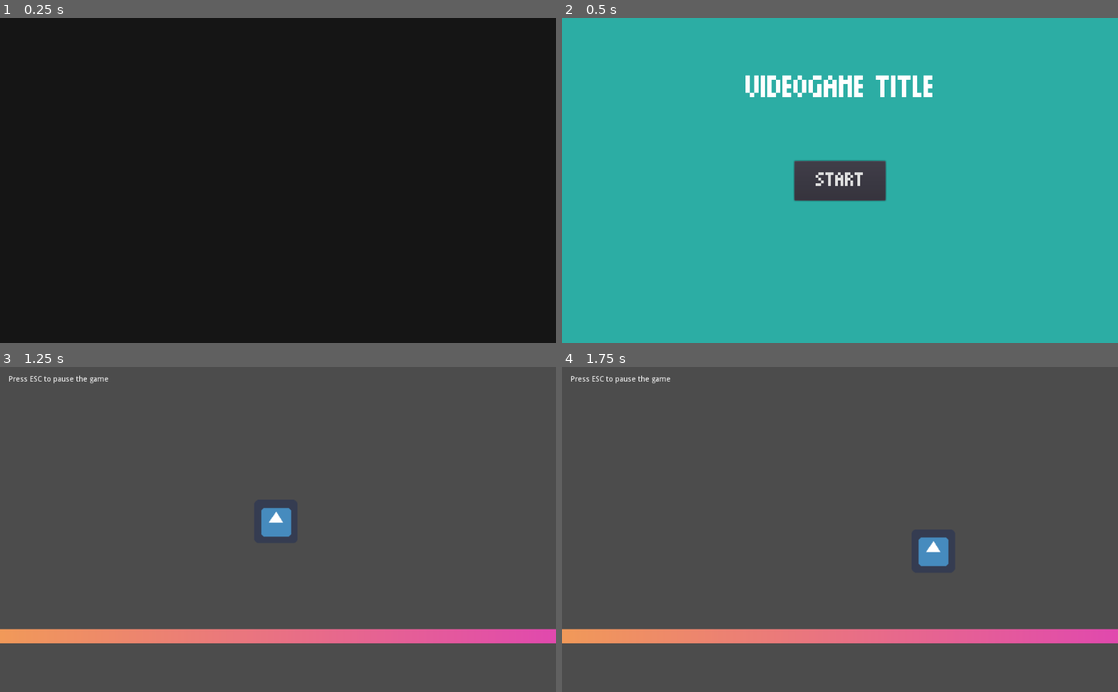
Above: before the commit, frames 1-4 (two rows, left to right).
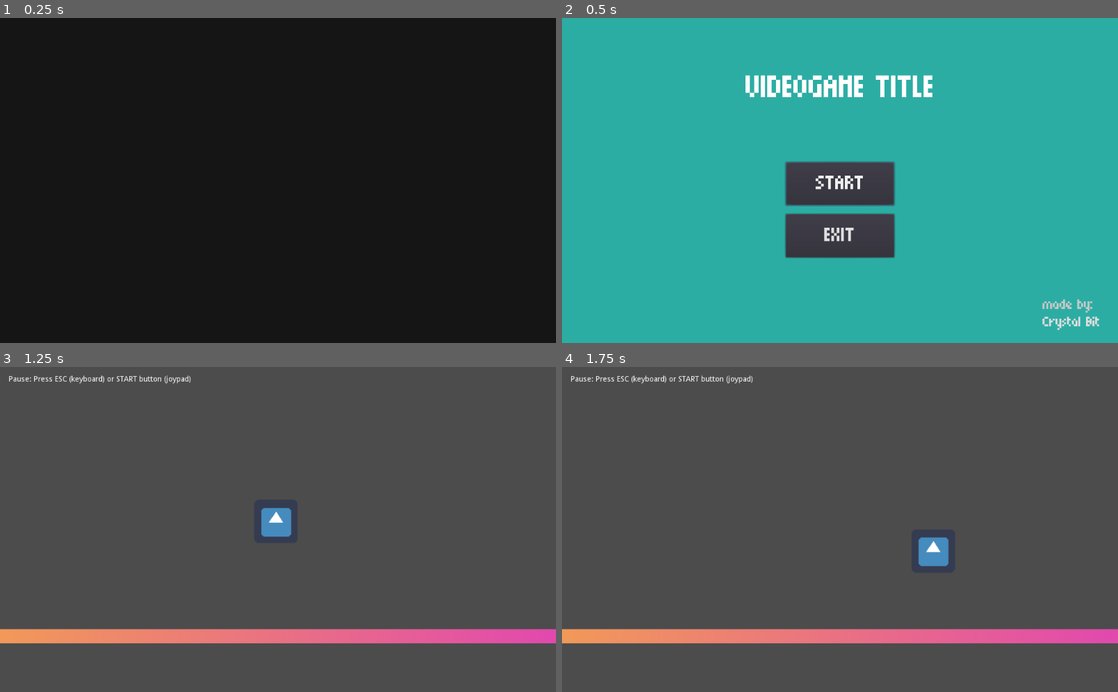
Above: after the commit, the same moments.

Repository: crystal-bit/godot-game-template
Game: Godot game, scene res://scenes/main.tscn
The game is run twice, just before and just after one commit, with the same random seed, the same clock (stepped at 60 frames per second) and the same inputs. The engine's default icon, where the game draws it, is replaced by a stand-in: a white triangle on a blue panel in a dark square.
Inputs:
- Up to frame 1 (0.25 s): no input
- Up to frame 2 (0.5 s): no input
- Up to frame 3 (1.25 s): click "START" at 0.5 s
- Up to frame 4 (1.75 s): tap Enter at 1.25 s; hold Right (ui_right) from 1.28 s (still down); tap Up (ui_up) at 1.52 s

Frame 1 is identical in both runs. In frame 2, 4.1% of the frame differs, in the area x 40-97%, y 43-97%; in frame 3, 0.3%; in frame 4, 0.3%.

Commit message:
Add support for keyboard and joypad GUI interaction.
Add credits to the main menu.
Add normal and credits font resources.

Diff:
--- a/project.godot
+++ b/project.godot
@@ -36,3 +36,12 @@
 
 Scenes="*res://autoload/scenes.gd"
 Game="*res://autoload/game.gd"
+
+[input]
+
+pause={
+"deadzone": 0.5,
+"events": [ Object(InputEventJoypadButton,"resource_local_to_scene":false,"resource_name":"","device":-1,"button_index":11,"pressure":0.0,"pressed":false,"script":null)
+, Object(InputEventKey,"resource_local_to_scene":false,"resource_name":"","device":0,"alt":false,"shift":false,"control":false,"meta":false,"command":false,"pressed":false,"scancode":16777217,"unicode":0,"echo":false,"script":null)
+ ]
+}
--- /dev/null
+++ b/resources/fonts/credits-font.tres
@@ -0,0 +1,7 @@
+[gd_resource type="DynamicFont" load_steps=2 format=2]
+
+[ext_resource path="res://assets/fonts/squarebit/Squarebit.ttf" type="DynamicFontData" id=1]
+
+[resource]
+size = 28
+font_data = ExtResource( 1 )
--- /dev/null
+++ b/resources/fonts/normal.tres
@@ -0,0 +1,7 @@
+[gd_resource type="DynamicFont" load_steps=2 format=2]
+
+[ext_resource path="res://assets/fonts/squarebit/Squarebit.ttf" type="DynamicFontData" id=1]
+
+[resource]
+size = 40
+font_data = ExtResource( 1 )
--- a/scenes/gameplay/gameplay.gd
+++ b/scenes/gameplay/gameplay.gd
@@ -8,6 +8,5 @@
 		printt("", key, val)
 
 
-
 func start():
 	print("\nStart game logic!")
--- a/scenes/gameplay/gameplay.tscn
+++ b/scenes/gameplay/gameplay.tscn
@@ -25,16 +25,6 @@
 
 [node name="Gameplay" type="Node2D"]
 script = ExtResource( 5 )
-
-[node name="PressESCToOpenMenu" type="Label" parent="."]
-margin_left = 16.0
-margin_top = 16.0
-margin_right = 40.0
-margin_bottom = 14.0
-text = "Press ESC to pause the game"
-__meta__ = {
-"_edit_use_anchors_": false
-}
 
 [node name="Player" type="KinematicBody2D" parent="."]
 position = Vector2( 508.226, 285.278 )
@@ -69,6 +59,16 @@
 pause_mode = 2
 script = ExtResource( 2 )
 
+[node name="PressESCToOpenMenu" type="Label" parent="PauseLayer"]
+margin_left = 16.0
+margin_top = 16.0
+margin_right = 200.0
+margin_bottom = 30.0
+text = "Pause: Press ESC (keyboard) or START button (joypad)"
+__meta__ = {
+"_edit_use_anchors_": false
+}
+
 [node name="Pause" type="Control" parent="PauseLayer"]
 visible = false
 anchor_right = 1.0
@@ -102,22 +102,18 @@
 [node name="Resume" type="LinkButton" parent="PauseLayer/Pause/VBoxOptions"]
 margin_right = 142.0
 margin_bottom = 40.0
+focus_mode = 2
 custom_fonts/font = SubResource( 5 )
+enabled_focus_mode = 2
 text = "RESUME"
 
 [node name="Main Menu" type="LinkButton" parent="PauseLayer/Pause/VBoxOptions"]
 margin_top = 80.0
 margin_right = 142.0
 margin_bottom = 120.0
+focus_mode = 2
 custom_fonts/font = SubResource( 5 )
+enabled_focus_mode = 2
 text = "MAIN MENU"
-
-[node name="Quit" type="LinkButton" parent="PauseLayer/Pause/VBoxOptions"]
-margin_top = 160.0
-margin_right = 142.0
-margin_bottom = 200.0
-custom_fonts/font = SubResource( 5 )
-text = "QUIT"
 [connection signal="pressed" from="PauseLayer/Pause/VBoxOptions/Resume" to="PauseLayer" method="_on_Resume_pressed"]
 [connection signal="pressed" from="PauseLayer/Pause/VBoxOptions/Main Menu" to="PauseLayer" method="_on_Main_Menu_pressed"]
-[connection signal="pressed" from="PauseLayer/Pause/VBoxOptions/Quit" to="PauseLayer" method="_on_Quit_pressed"]
--- a/scenes/gameplay/pauseLayer.gd
+++ b/scenes/gameplay/pauseLayer.gd
@@ -1,14 +1,16 @@
 extends CanvasLayer
 
-onready var pause_screen = $Pause
+onready var pause_screen := $Pause
+onready var resume_option := $Pause/VBoxOptions/Resume
 
 
-func _unhandled_key_input(event):
-	if event.scancode == KEY_ESCAPE and event.pressed:
+func _unhandled_input(event):
+	if event.is_action_pressed("pause"):
 		if get_tree().paused:
 			resume()
 		else:
 			pause_game()
+		get_tree().set_input_as_handled()
 
 
 func resume():
@@ -17,6 +19,7 @@
 
 
 func pause_game():
+	resume_option.grab_focus()
 	get_tree().paused = true
 	pause_screen.show()
 
@@ -34,7 +37,3 @@
 	# for this template) it prevents to load it because
 	# it's in the Game.scenes_denylist
 	# Game.change_scene("res://scenes/main.tscn")
-
-
-func _on_Quit_pressed():
-	get_tree().quit()
--- a/scenes/main.gd
+++ b/scenes/main.gd
@@ -1,7 +1,7 @@
 class_name Main
 extends Node
 
-onready var transitions = $Transitions
+onready var transitions: Transitions = $Transitions
 onready var active_scene_container = $ActiveSceneContainer
 
 var initial_fade_active = true
@@ -26,7 +26,7 @@
 	return active_scene_container.get_child(0)
 
 
-func _input(event):
+func _input(event: InputEvent):
 	if transitions.playing():
 		# prevent  all input events
 		get_tree().set_input_as_handled()
--- /dev/null
+++ b/scenes/menu/exit-button.gd
@@ -0,0 +1,9 @@
+extends Button
+
+
+func _on_ExitButton_pressed():
+	# gently shutdown the game
+	Scenes.main.transitions.fade_in()
+	yield(Scenes.main.transitions.anim, "animation_finished")
+	yield(get_tree().create_timer(0.3), "timeout")
+	get_tree().quit()
--- a/scenes/menu/menu.tscn
+++ b/scenes/menu/menu.tscn
@@ -1,13 +1,12 @@
-[gd_scene load_steps=5 format=2]
+[gd_scene load_steps=7 format=2]
 
 [ext_resource path="res://assets/fonts/squarebit/Squarebit.ttf" type="DynamicFontData" id=1]
-[ext_resource path="res://scenes/menu/button.gd" type="Script" id=2]
+[ext_resource path="res://scenes/menu/play-button.gd" type="Script" id=2]
+[ext_resource path="res://scenes/menu/exit-button.gd" type="Script" id=3]
+[ext_resource path="res://resources/fonts/normal.tres" type="DynamicFont" id=4]
+[ext_resource path="res://resources/fonts/credits-font.tres" type="DynamicFont" id=5]
 
 [sub_resource type="DynamicFont" id=1]
-size = 40
-font_data = ExtResource( 1 )
-
-[sub_resource type="DynamicFont" id=2]
 size = 64
 font_data = ExtResource( 1 )
 
@@ -26,19 +25,6 @@
 "_edit_use_anchors_": false
 }
 
-[node name="Button" type="Button" parent="."]
-anchor_left = 0.5
-anchor_top = 0.5
-anchor_right = 0.5
-anchor_bottom = 0.5
-margin_left = -84.0
-margin_top = -36.5
-margin_right = 84.0
-margin_bottom = 36.5
-custom_fonts/font = SubResource( 1 )
-text = "START"
-script = ExtResource( 2 )
-
 [node name="CenterContainer" type="CenterContainer" parent="."]
 anchor_right = 1.0
 anchor_bottom = 1.0
@@ -52,13 +38,93 @@
 margin_top = 98.0
 margin_right = 686.0
 margin_bottom = 162.0
-custom_fonts/font = SubResource( 2 )
+custom_fonts/font = SubResource( 1 )
 text = "VIDEOGAME TITLE"
 __meta__ = {
 "_edit_use_anchors_": false
 }
 
-[node name="HBoxContainer" type="HBoxContainer" parent="."]
-margin_right = 40.0
-margin_bottom = 40.0
-[connection signal="pressed" from="Button" to="Button" method="_on_Button_pressed"]
+[node name="VBoxContainer" type="VBoxContainer" parent="."]
+anchor_left = 0.5
+anchor_top = 0.5
+anchor_right = 0.5
+anchor_bottom = 0.5
+margin_left = -100.0
+margin_top = -34.0
+margin_right = 100.0
+margin_bottom = 130.0
+custom_constants/separation = 16
+__meta__ = {
+"_edit_use_anchors_": false
+}
+
+[node name="PlayButton" type="Button" parent="VBoxContainer"]
+margin_right = 200.0
+margin_bottom = 80.0
+rect_min_size = Vector2( 200, 80 )
+custom_fonts/font = ExtResource( 4 )
+text = "START"
+script = ExtResource( 2 )
+__meta__ = {
+"_edit_use_anchors_": false
+}
+
+[node name="ExitButton" type="Button" parent="VBoxContainer"]
+margin_top = 96.0
+margin_right = 200.0
+margin_bottom = 176.0
+rect_min_size = Vector2( 200, 80 )
+custom_fonts/font = ExtResource( 4 )
+text = "EXIT"
+script = ExtResource( 3 )
+__meta__ = {
+"_edit_use_anchors_": false
+}
+
+[node name="Credits" type="VBoxContainer" parent="."]
+anchor_left = 1.0
+anchor_top = 1.0
+anchor_right = 1.0
+anchor_bottom = 1.0
+margin_left = -139.0
+margin_top = -84.0
+margin_right = -33.0
+margin_bottom = -24.0
+__meta__ = {
+"_edit_use_anchors_": false
+}
+
+[node name="MadeByLabel" type="Label" parent="Credits"]
+margin_right = 106.0
+margin_bottom = 28.0
+custom_fonts/font = ExtResource( 5 )
+custom_colors/font_color = Color( 0.792157, 0.792157, 0.792157, 1 )
+text = "made by:"
+
+[node name="Developer1" type="Label" parent="Credits"]
+margin_top = 32.0
+margin_right = 106.0
+margin_bottom = 60.0
+custom_fonts/font = ExtResource( 5 )
+custom_colors/font_color = Color( 0.886275, 0.87451, 0.87451, 1 )
+text = "Crystal Bit"
+
+[node name="Developer2" type="Label" parent="Credits"]
+visible = false
+margin_top = 64.0
+margin_right = 243.0
+margin_bottom = 92.0
+custom_fonts/font = ExtResource( 5 )
+custom_colors/font_color = Color( 0.886275, 0.87451, 0.87451, 1 )
+text = "Developer 2"
+
+[node name="Developer3" type="Label" parent="Credits"]
+visible = false
+margin_top = 64.0
+margin_right = 243.0
+margin_bottom = 92.0
+custom_fonts/font = ExtResource( 5 )
+custom_colors/font_color = Color( 0.886275, 0.87451, 0.87451, 1 )
+text = "Developer 3"
+[connection signal="pressed" from="VBoxContainer/PlayButton" to="VBoxContainer/PlayButton" method="_on_Button_pressed"]
+[connection signal="pressed" from="VBoxContainer/ExitButton" to="VBoxContainer/ExitButton" method="_on_ExitButton_pressed"]
--- a/scenes/menu/button.gd
+++ b/scenes/menu/play-button.gd
@@ -1,4 +1,9 @@
 extends Button
+
+
+func _ready():
+	# needed for gamepads to work
+	grab_focus()
 
 
 func _on_Button_pressed():
--- a/scenes/transitions/transitions.gd
+++ b/scenes/transitions/transitions.gd
@@ -1,7 +1,7 @@
 class_name Transitions
 extends CanvasLayer
 
-onready var anim = $AnimationPlayer
+onready var anim := $AnimationPlayer
 
 
 func playing() -> bool:
